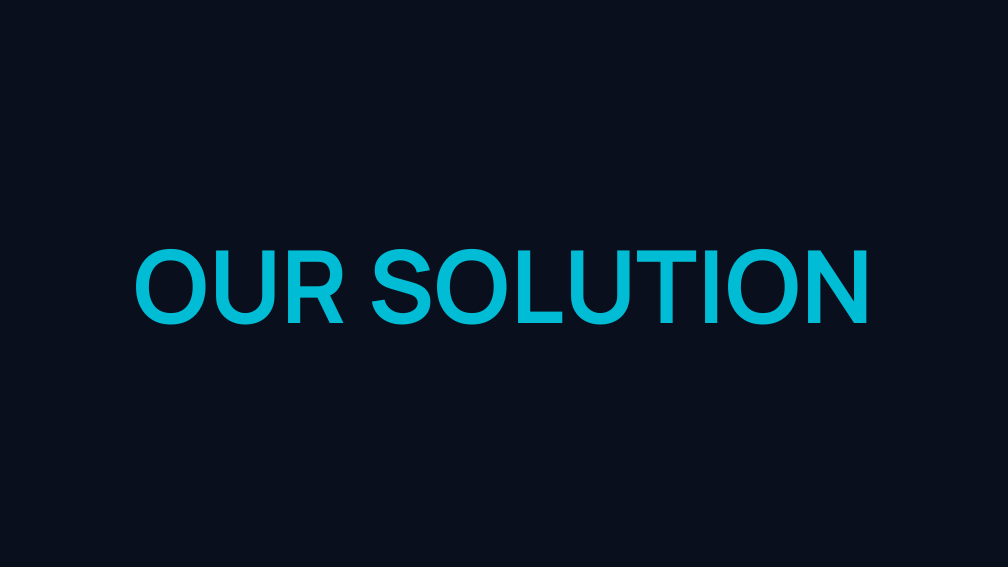
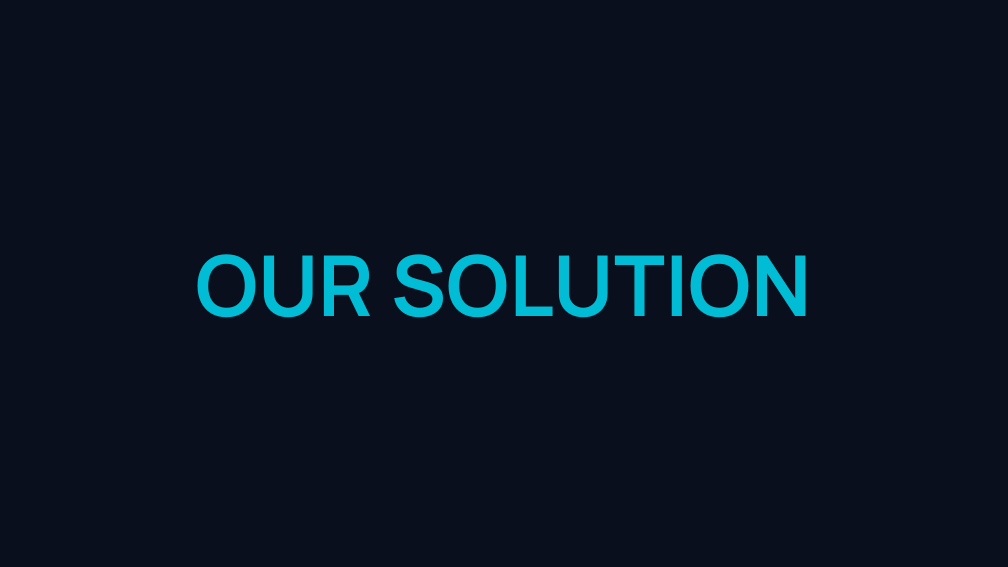
Before and after one commit to m-Affan55/NutriSense, a slide deck: slide 8 of docs/NutriSense_Hackathon_Presentation.pptx (slide 5 before the commit). Drawn at 1008x567 pixels with LibreOffice and Linux fonts; fonts in the diff are those of the drawing. Boxes give left, top, right and bottom in pixels: in the first picture for what was removed or moved away, otherwise in the second. Text is boxed around its words. In the diff, an @@ line names an element or a change of style, - is before the commit and + after.

```diff
--- a/docs/NutriSense_Hackathon_Presentation.pptx
+++ b/docs/NutriSense_Hackathon_Presentation.pptx
@@ text "OUR SOLUTION": place and size @@
-text "OUR SOLUTION" at [134, 249, 874, 325]
+text "OUR SOLUTION" at [195, 254, 812, 318]
@@ text "OUR SOLUTION" at [195, 254, 812, 318]: size 96 to 80 pt; more space between paragraphs @@
```
Also in this commit, not shown: 4 other slides changed, 19 slides added, 11 slides removed, 6 other files.
